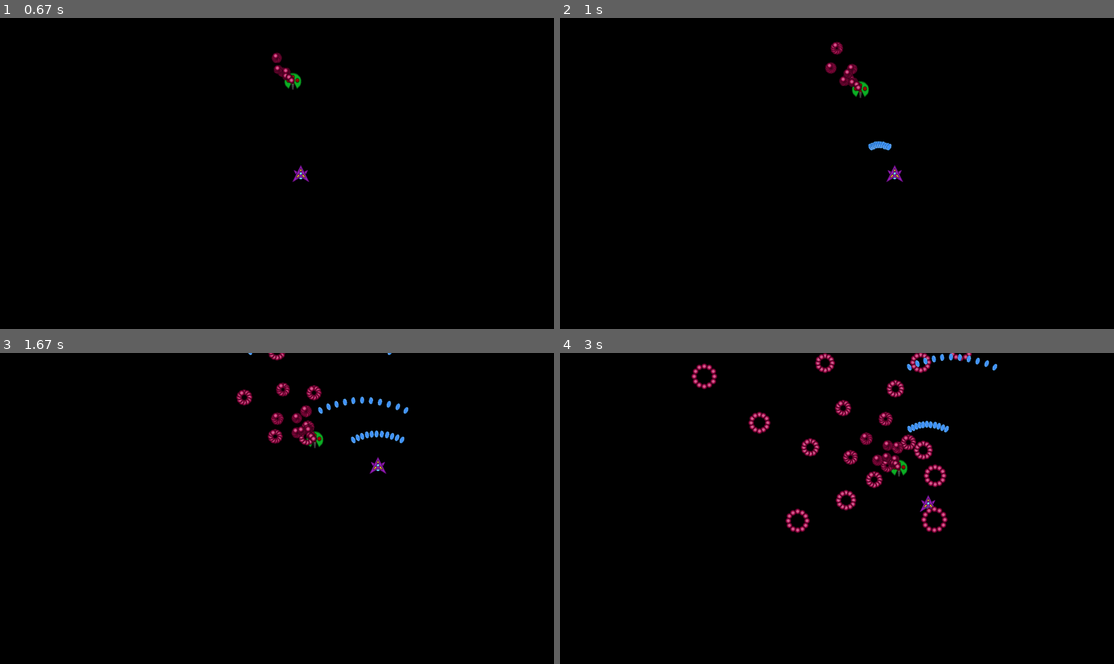
Above: before the commit, frames 1-4 (two rows, left to right).
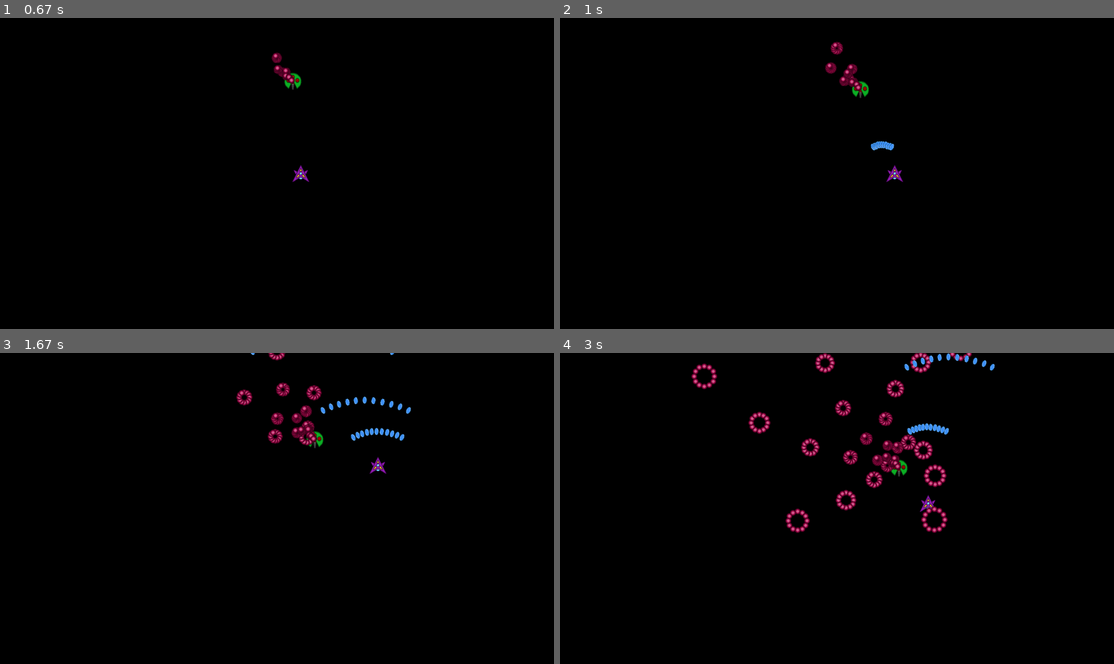
Above: after the commit, the same moments.

Repository: brendan-silva/Cosmic-bullet
Game: pygame game, started from test_level.py
The game is run twice, just before and just after one commit, with the same random seed, the same clock (stepped at 60 frames per second) and the same inputs.
Inputs:
- Up to frame 1 (0.67 s): hold Shift from 0.33 s (still down); hold Right from 0.33 s (still down)
- Up to frame 2 (1 s): release Shift at 0.8 s; release Right at 0.8 s; hold Right from 0.83 s (still down); tap Z at 0.9 s
- Up to frame 3 (1.67 s): tap Z at 1.2, 1.4 s; release Right at 1.3 s; hold Up 1.33-1.63 s
- Up to frame 4 (3 s): hold Right 1.67-2.13 s; tap Z at 1.73, 2.03, 2.23, 2.53, 2.8 s; hold Left 2.17-2.7 s; hold Down from 2.73 s (still down)

Frame 1 is identical in both runs. In frame 2, less than 0.1% of the frame differs, in the area x 55-61%, y 39-43%; in frame 3, 0.5%, in the area x 44-75%, y 0-30%; in frame 4, 0.5%.

Commit message:
Vector2 movement for Player

Diff:
--- a/engine.py
+++ b/engine.py
@@ -88,53 +88,37 @@
         self.diagonal_modifier= sqrt(2)/2
         self.shotcooldown=0
         self.bulletimg = pygame.image.load("Sprites\Player Bullet 1.png")
-    def update(self, dt):
-        VELOCITY = 400
+        self.v=Vector2(0,400)
+        self.vy=0
+        self.vx=0
+    def update(self, dt):
+        self.v= Vector2(0,400)
+        self.vy=0
+        self.vx=0
         pressed_keys = pygame.key.get_pressed()
         if pressed_keys[K_LSHIFT]:
-            VELOCITY = 200
+            self.v=self.v/2
+        if pressed_keys[K_UP]:
+            self.vy+=1
+        if pressed_keys[K_DOWN]:
+            self.vy-=1
+        if pressed_keys[K_LEFT]:
+            self.vx-=1
+        if pressed_keys[K_RIGHT]:
+            self.vx+=1
+        if not self.vy==0:
+            self.v=self.v.rotate(90-self.vy*90+self.vx*self.vy*45)
+        elif not self.vx==0:
+            self.v=self.v.rotate(self.vx*90)
+        else:
+            self.v=Vector2(0,0)
+        self.transform.pos+=self.v*dt
         if  self.shotcooldown >=0:
             self.shotcooldown-=dt
         if pressed_keys[K_z]and self.shotcooldown <=0:
             for i in range(-5,6):
                 spawn(Player_bullet(self.transform.pos-Vector2(-4,-20),600,5*i,self.bulletimg))
             self.shotcooldown+=0.2
-        if pressed_keys[K_UP]and pressed_keys[K_DOWN]:
-            if  not (pressed_keys[K_LEFT] and pressed_keys[K_RIGHT]):
-                if pressed_keys[K_LEFT]:
-                    self.transform.pos.x += VELOCITY * dt
-                elif pressed_keys[K_RIGHT]:
-                    self.transform.pos.x -= VELOCITY * dt
-        elif pressed_keys[K_UP]:
-            if  not (pressed_keys[K_LEFT] and pressed_keys[K_RIGHT]):
-                if pressed_keys[K_LEFT]:
-                    self.transform.pos.x += VELOCITY * dt *self.diagonal_modifier
-                    self.transform.pos.y += VELOCITY * dt *self.diagonal_modifier
-                elif pressed_keys[K_RIGHT]:
-                    self.transform.pos.x -= VELOCITY * dt *self.diagonal_modifier
-                    self.transform.pos.y += VELOCITY * dt *self.diagonal_modifier
-                else:
-                    self.transform.pos.y += VELOCITY * dt
-            else:
-                self.transform.pos.y += VELOCITY * dt
-        elif pressed_keys[K_DOWN]:
-            if  not (pressed_keys[K_LEFT] and pressed_keys[K_RIGHT]):
-                if pressed_keys[K_LEFT]:
-                    self.transform.pos.x += VELOCITY * dt *self.diagonal_modifier
-                    self.transform.pos.y -= VELOCITY * dt *self.diagonal_modifier
-                elif pressed_keys[K_RIGHT]:
-                    self.transform.pos.x -= VELOCITY * dt *self.diagonal_modifier
-                    self.transform.pos.y -= VELOCITY * dt *self.diagonal_modifier
-                else:
-                    self.transform.pos.y -= VELOCITY * dt
-            else:
-                self.transform.pos.y -= VELOCITY * dt
-        else:
-            if  not (pressed_keys[K_LEFT] and pressed_keys[K_RIGHT]):
-                if pressed_keys[K_LEFT]:
-                    self.transform.pos.x += VELOCITY * dt
-                elif pressed_keys[K_RIGHT]:
-                    self.transform.pos.x -= VELOCITY * dt
 
 class Player_bullet(GameObject):
     def __init__(self,pos:Vector2,speed:float,ang:float,image:pygame.image):
@@ -164,7 +148,7 @@
         self.v += self.a *dt
 
 class shotdata():
-    def __init__(self, transformation: Transform2D,image: py …(188 unchanged characters)… :list[float,float,float,float]=[0,0,0,0]):
+    def __init__(self, transformation: Transform2D,image: py …(188 unchanged characters)… :list[float,float,float,float]=[0,0,0,0],incrementcap:int=-1):
         self.transform = transformation
         self.image = image
         self.v = v
@@ -175,6 +159,7 @@
         self.incrementchange=incrementchange
         self.shotcooldown=timeoffset
         self.i=0
+        self.incrementcap=incrementcap
 
 
     def update(self, dt,Transform2D:Transform2D):
@@ -185,6 +170,9 @@
                 spawn(Bullet(Transform2D+self.transform,self.image,[self.v[0]+x*self.repeatchange[0]+self.i*self.increm …(209 unchanged characters)…
             self.shotcooldown+=self.shotrate
             self.i+=1
+            if self.i == self.incrementcap:
+                self.i=0
+
 
 
 class enemy(GameObject):
